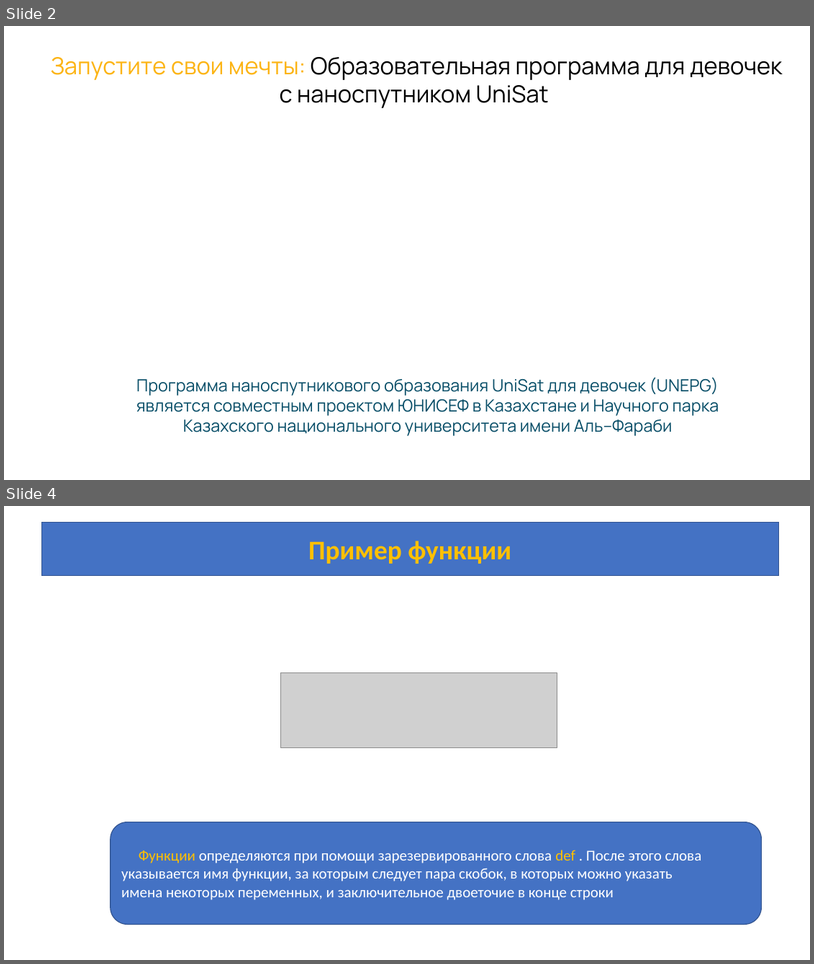
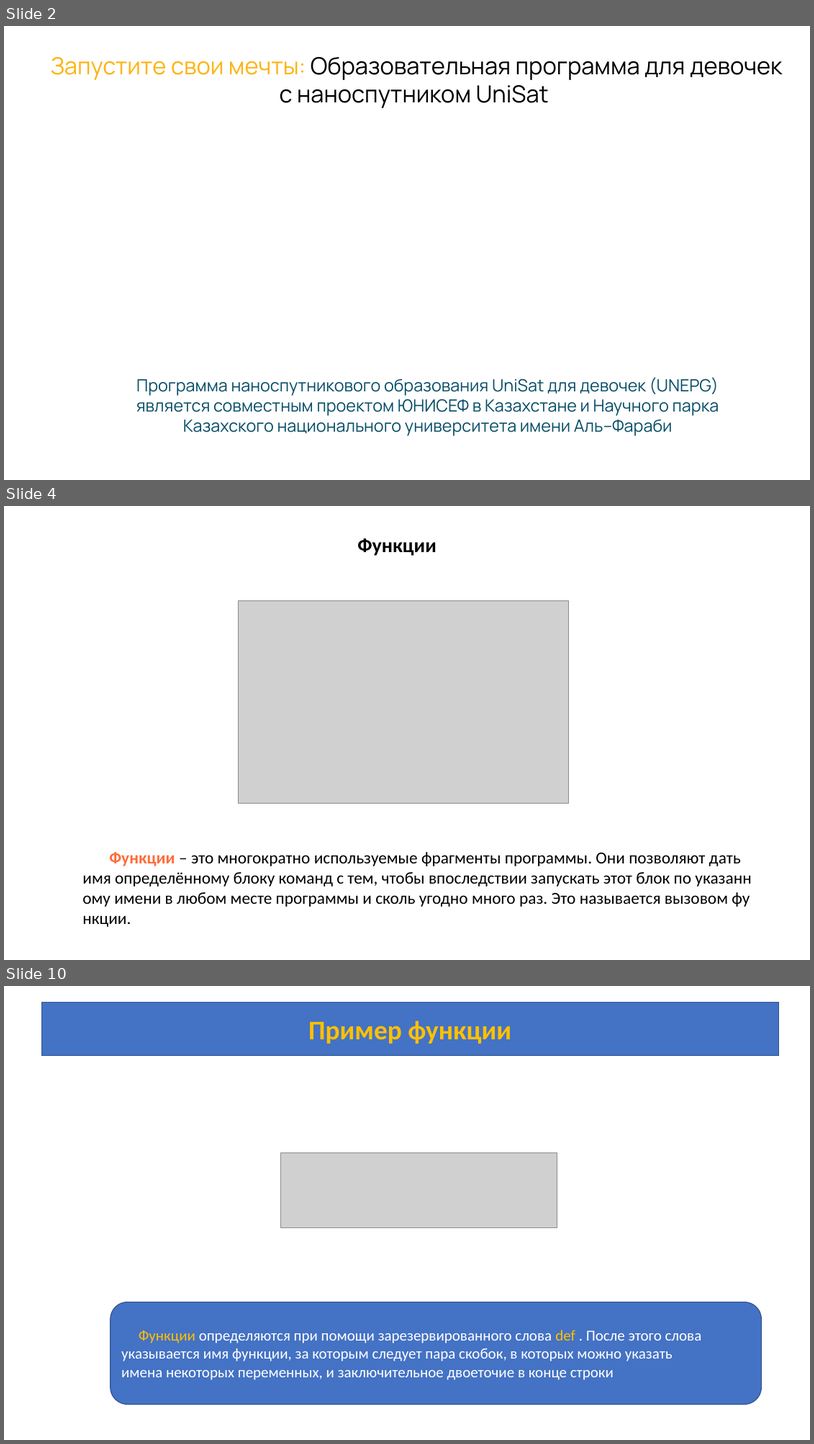
Before and after one commit to azamat7087/python_lessons_ver.2, a slide deck: lesson 5/Lesson_5.pptx. Shown one above the other, each under a label of ours: slides 2 and 4 before the commit, slides 2, 4 and 10 after it; the slides between them are not shown. The pictures are 814x964 and 814x1444 pixels, drawn with LibreOffice and Linux fonts; fonts in the diff are those of the drawing; grey boxes stand for pictures; background and template pictures are left out. Boxes give left, top, right and bottom in pixels: in the first picture for what was removed or moved away, otherwise in the second. Text is boxed around its words. In the diff, an @@ line names an element or a change of style, - is before the commit and + after.

```diff
--- a/lesson 5/Lesson_5.pptx
+++ b/lesson 5/Lesson_5.pptx
@@ slide 4 added at (4,506,810,960), background #FFFFFF @@
@@ text added at (358,538,436,556), 24 pt, text #000000, bold @@
+Функции
@@ picture added at (238,600,568,803) @@
@@ text added at (82,852,741,906), 20 pt, text #000000 @@
+Функции – это многократно используемые фрагменты программы. Они позволяют дать
+имя определённому блоку команд с тем, чтобы впоследствии запускать этот блок по указанному имени в любом месте программы и сколь угодно много раз. Это называется вызовом функции.
@@ what was slide 4 is now slide 10 @@
```
Also in this commit, not shown: 5 slides changed, 5 other slides added.
